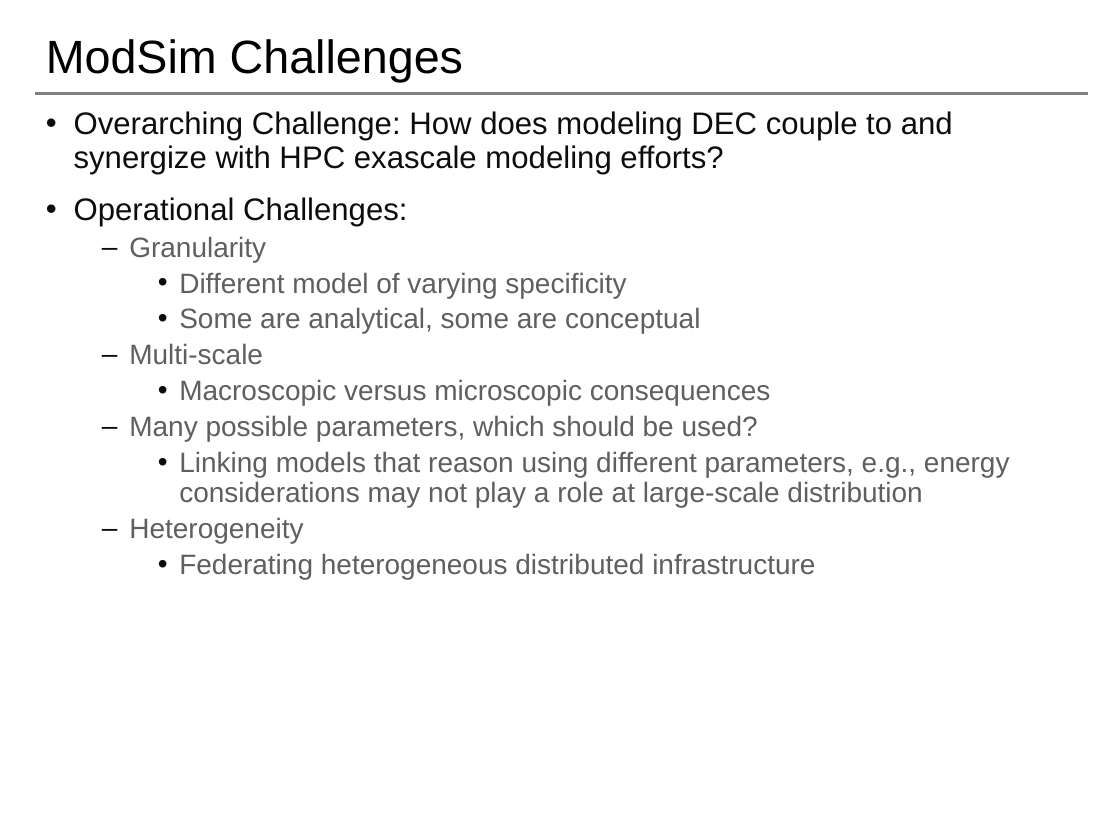
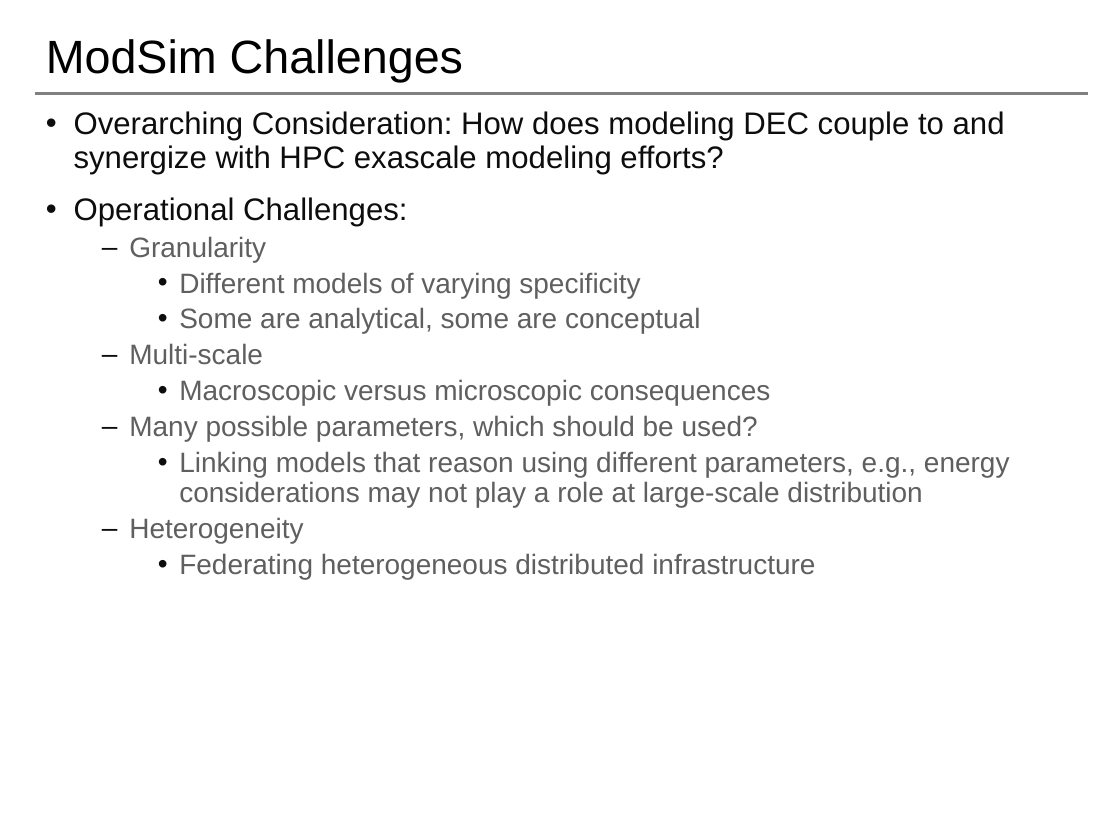
Before and after one commit to saga-project/NGMW, a slide deck: slide 20 of presentations/radical-modsim.pptx. Drawn at 1120x840 pixels with LibreOffice and Linux fonts; fonts in the diff are those of the drawing; background and template pictures are left out. Boxes give left, top, right and bottom in pixels: in the first picture for what was removed or moved away, otherwise in the second. Text is boxed around its words. In the diff, an @@ line names an element or a change of style, - is before the commit and + after.

```diff
--- a/presentations/radical-modsim.pptx
+++ b/presentations/radical-modsim.pptx
@@ text at [74, 111, 1005, 174]: text changed @@
-• Overarching Challenge: How does modeling DEC couple to and synergize with HPC exascale modeling efforts?
+• Overarching Consideration: How does modeling DEC couple to and synergize with HPC exascale modeling efforts?
@@ text at [179, 272, 640, 298]: text changed @@
-    • Different model of varying specificity
+    • Different models of varying specificity
```
Also in this commit, not shown: 6 other slides changed.
